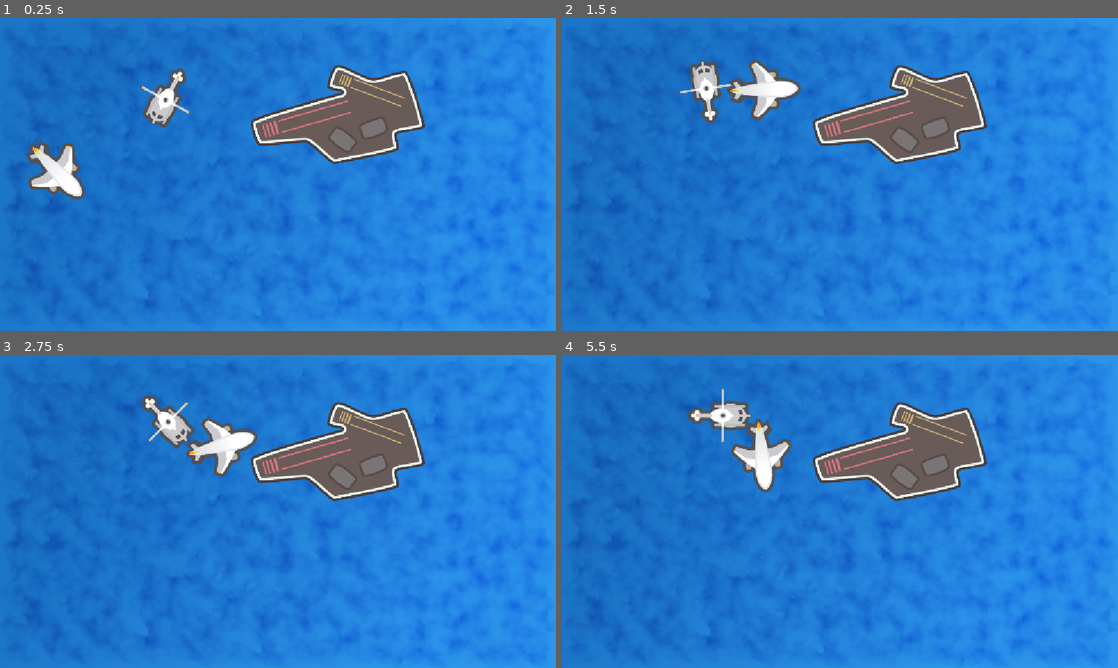
Above: before the commit, frames 1-4 (two rows, left to right).
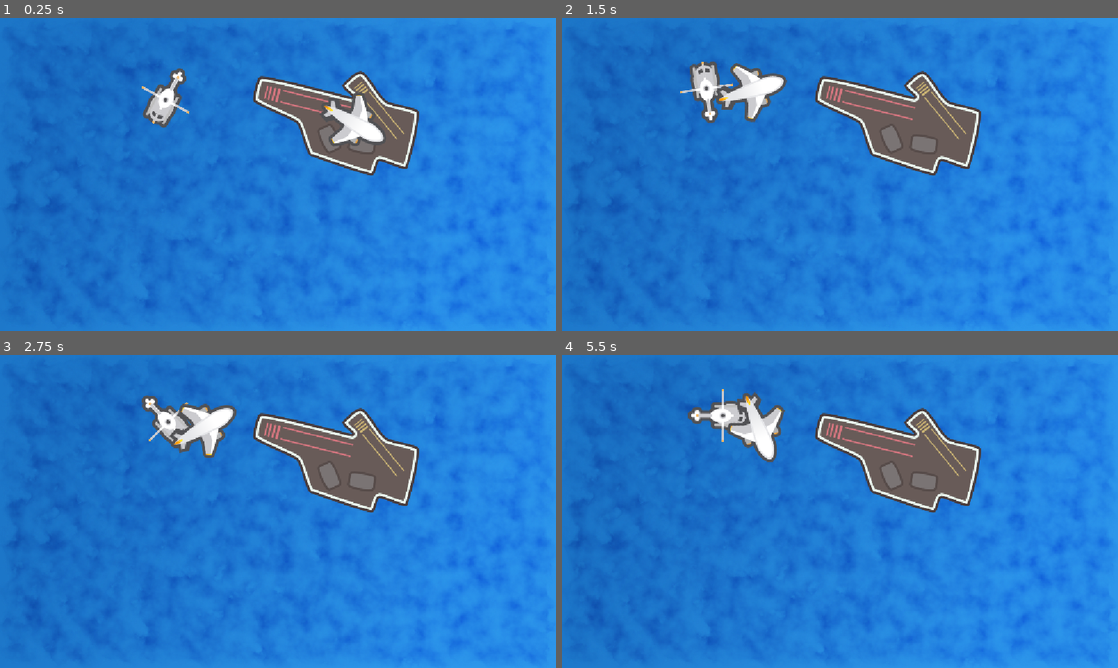
Above: after the commit, the same moments.

Repository: ryanstatton/foundations
Game: Godot game, scene res://Scenes/ocean.tscn
Same seed, same stepped clock (60 frames per second), same inputs: the game is played once before the commit and once after it.
Inputs:
- Up to frame 1 (0.25 s): no input
- Up to frame 2 (1.5 s): tap Enter (ui_accept) at 0.5, 0.77 s; hold Right (ui_right) 0.53-1.28 s; hold Left (ui_left) from 1.28 s (still down)
- Up to frame 3 (2.75 s): tap Enter (ui_accept) at 1.52 s; release Left (ui_left) at 2.03 s; hold Right (ui_right) from 2.03 s (still down)
- Up to frame 4 (5.5 s): tap Enter (ui_accept) at 3.02, 3.77, 4.52 s; release Right (ui_right) at 3.53 s; hold Left (ui_left) from 3.53 s (still down)

The runs differ from the first frame. In frame 1, 7.2% of the frame differs, in the area x 4-77%, y 15-59%; in frame 2, 6.9%; in frame 3, 7.5%, in the area x 30-77%, y 15-51%; in frame 4, 7.4%.

Commit message:
Nothing really

Diff:
--- a/Scenes/Ocean.gd
+++ b/Scenes/Ocean.gd
@@ -1,6 +1,6 @@
 extends Node2D
 
-@onready var plane: Sprite2D = $Carrier/Plane
+@onready var plane: Sprite2D = %Plane
 @onready var helicopter: Sprite2D = $Helicopter
 @onready var eating_sound: AudioStreamPlayer = $EatingSound
 
@@ -13,7 +13,7 @@
 
 # Called every frame. 'delta' is the elapsed time since the previous frame.
 func _process(delta: float) -> void:
-	plane.move_local_x(100.0 * delta)
+	plane.global_position.x += 60.00 * delta
 	helicopter.move_local_x(50 * delta)
 	helicopter.rotate(2 * delta)
 
--- a/Scenes/ocean.tscn
+++ b/Scenes/ocean.tscn
@@ -24,10 +24,11 @@
 
 [node name="Carrier" type="Sprite2D" parent="." unique_id=2099527935]
 position = Vector2(700, 200)
+rotation = 0.5235988
 texture = ExtResource("6_wsrqd")
 
 [node name="Plane" type="Sprite2D" parent="Carrier" unique_id=597835528]
-position = Vector2(-600, 100)
-rotation = 0.7853982
+unique_name_in_owner = true
+position = Vector2(24, 5.9999847)
 scale = Vector2(0.99999994, 0.99999994)
 texture = ExtResource("3_otwcc")
